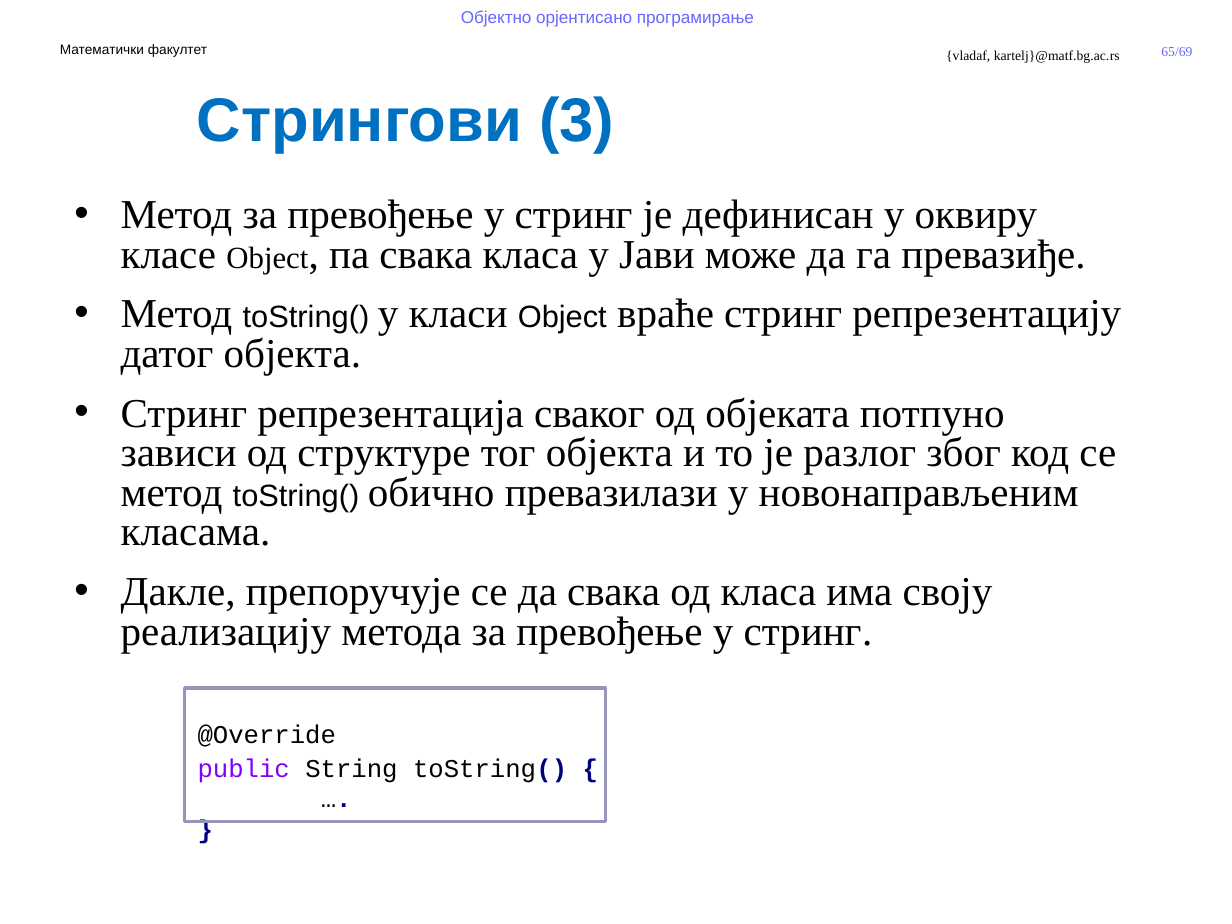
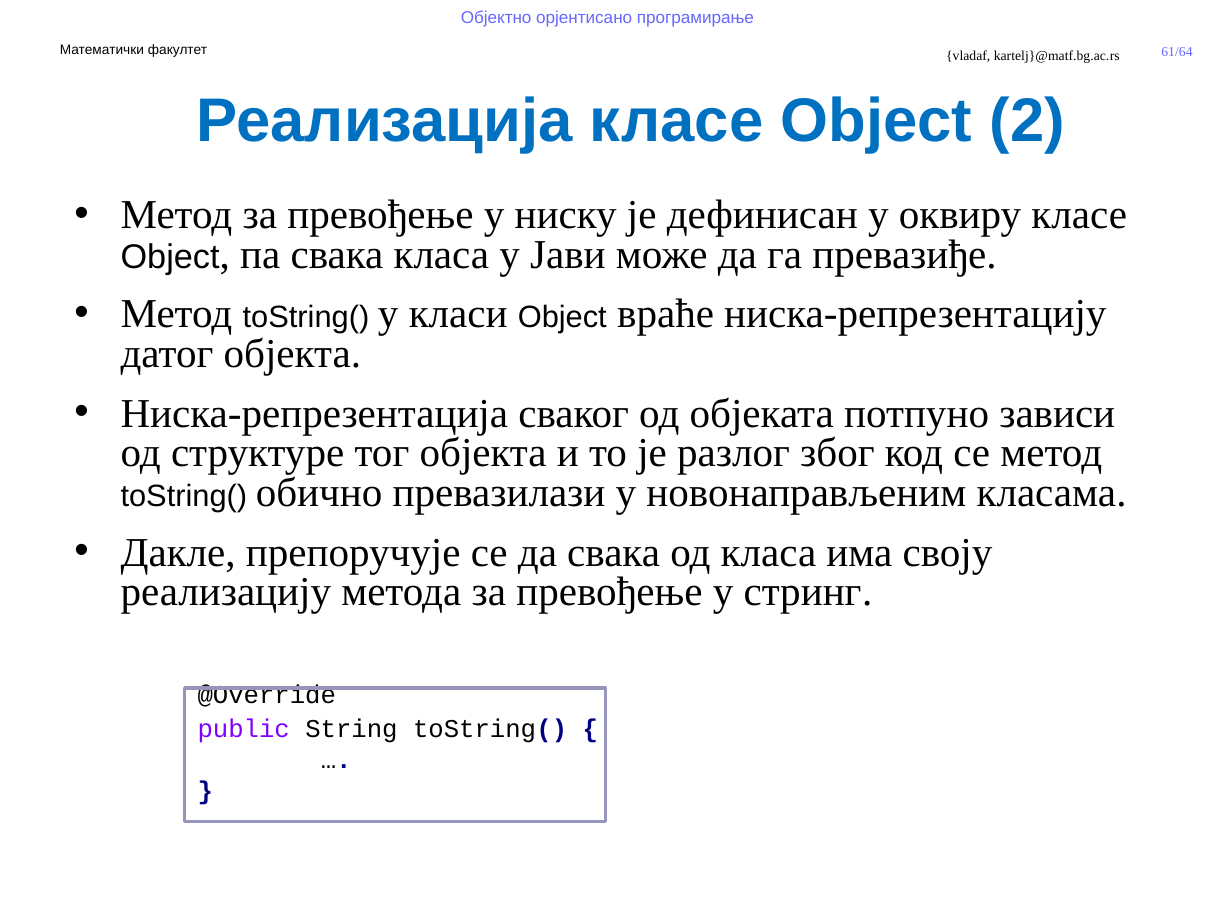
Before and after one commit to MatfOOP/OOP, a slide deck: slide 61 of predavanja/prezentacije/OOP09-Klase u Javi.pptx (slide 65 before the commit). Drawn at 1232x924 pixels with LibreOffice and Linux fonts; fonts in the diff are those of the drawing; background and template pictures are left out. Boxes give left, top, right and bottom in pixels: in the first picture for what was removed or moved away, otherwise in the second. Text is boxed around its words. In the diff, an @@ line names an element or a change of style, - is before the commit and + after.

```diff
--- a/predavanja/prezentacije/OOP09-Klase u Javi.pptx
+++ b/predavanja/prezentacije/OOP09-Klase u Javi.pptx
@@ page number at bbox=[1161, 47, 1192, 56]: text changed @@
-65/69
+61/64
@@ text at bbox=[197, 96, 1065, 153]: text changed @@
-Стрингови (3)
+Реализација класе Object (2)
@@ text at bbox=[121, 199, 1127, 514]: text changed @@
-• Метод за превођење у стринг је дефинисан у оквиру класе Object, па свака класа у Јави може да га превазиђе.
-• Метод toString() у класи Object враће стринг репрезентацију датог објекта.
-• Стринг репрезентација сваког од објеката потпуно зависи од структуре тог објекта и то је разлог због код се метод toString() обично превазилази у новонаправљеним класама.
+• Метод за превођење у ниску је дефинисан у оквиру класе Object, па свака класа у Јави може да га превазиђе.
+• Метод toString() у класи Object враће ниска-репрезентацију датог објекта.
+• Ниска-репрезентација сваког од објеката потпуно зависи од структуре тог објекта и то је разлог због код се метод toString() обично превазилази у новонаправљеним класама.
```
Also in this commit, not shown: 5 other slides changed, 1 slide added, 6 slides removed, 23 other files.
